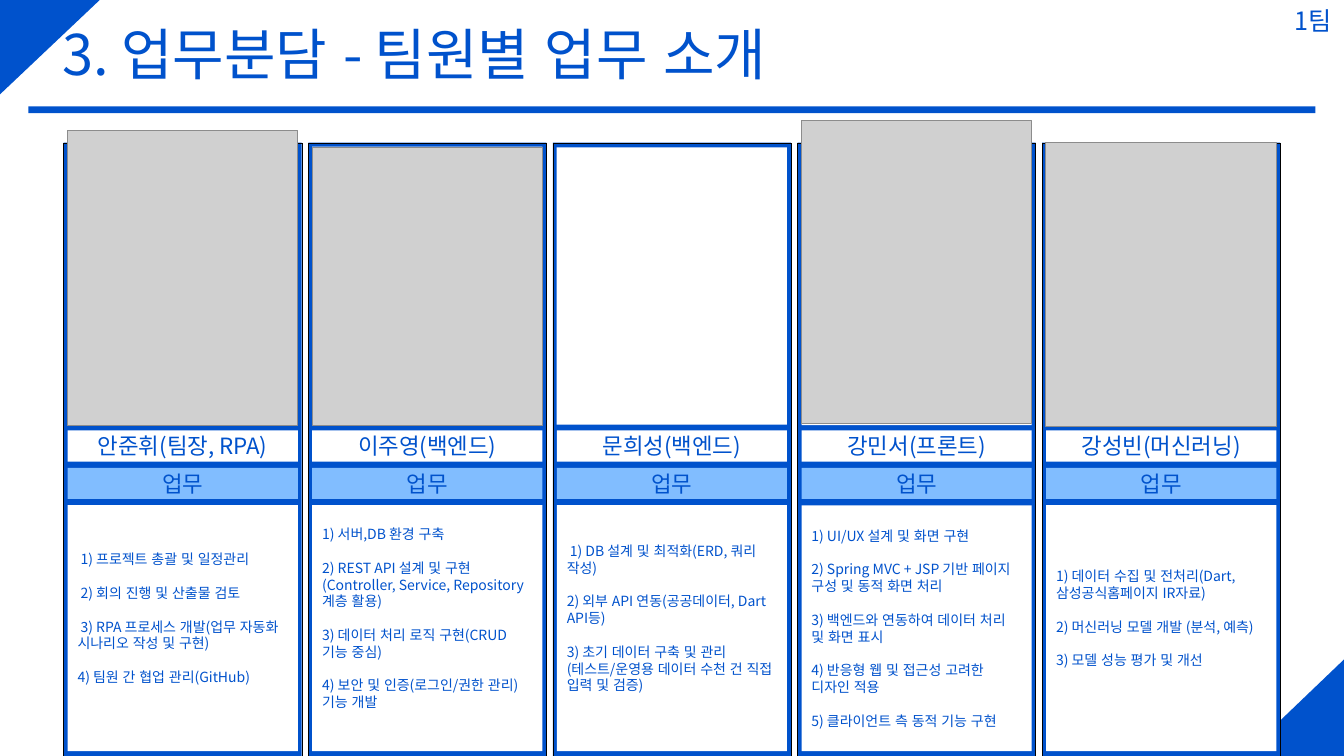
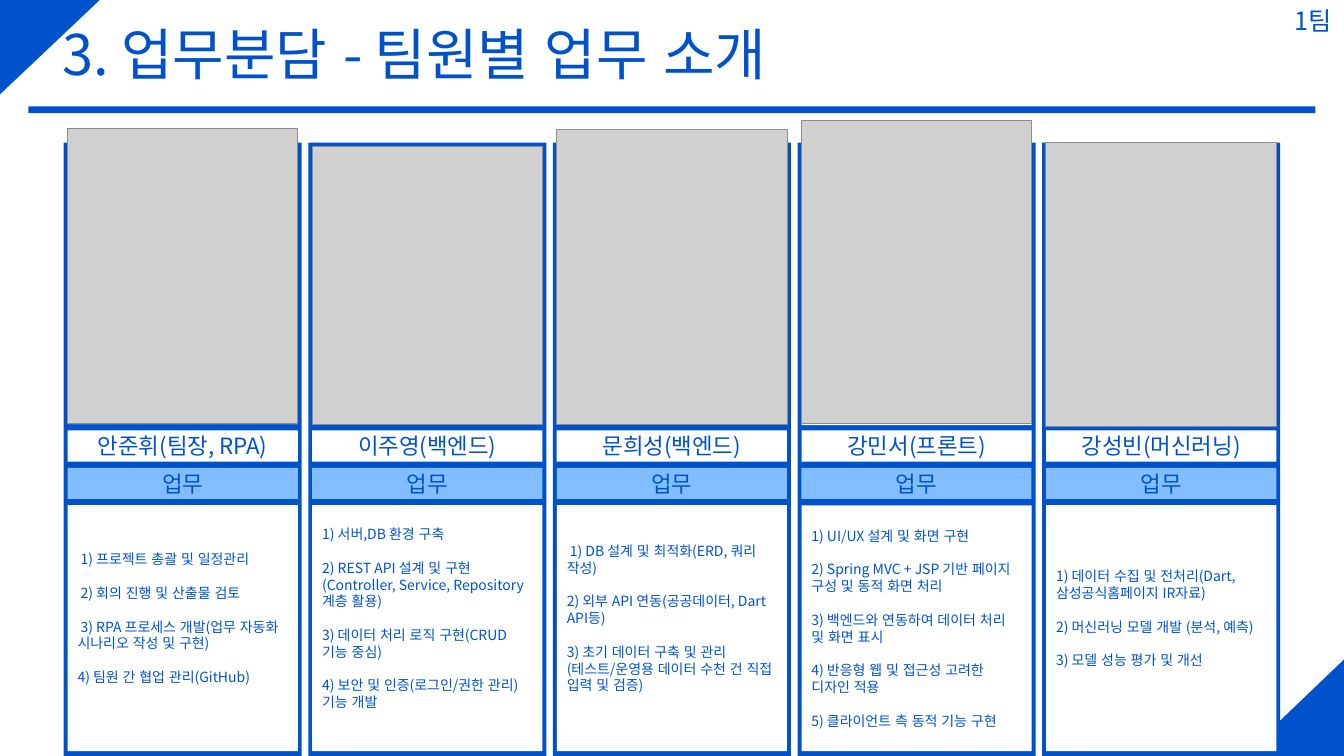
Before and after one commit to Anjunhiw/GlobalMainProject, a slide deck: slide 7 of 산출물/발표자료.pptx. Drawn at 1344x756 pixels with LibreOffice and Linux fonts; fonts in the diff are those of the drawing; grey boxes stand for pictures. Boxes give left, top, right and bottom in pixels: in the first picture for what was removed or moved away, otherwise in the second. Text is boxed around its words. In the diff, an @@ line names an element or a change of style, - is before the commit and + after.

Commit message:
발표자료_업무분담-프로필사진 모두 반영
발표자료_업무분담-프로필사진 모두 반영

```diff
--- a/산출물/발표자료.pptx
+++ b/산출물/발표자료.pptx
@@ picture added at (557,130,787,425) @@
@@ outline #000000 0.25 pt to none in 5 elements at (554,143,791,756), (309,143,546,756), (64,143,301,756), (798,143,1035,756), (1043,143,1280,756) @@
```
Also in this commit, not shown: 3 other files.
